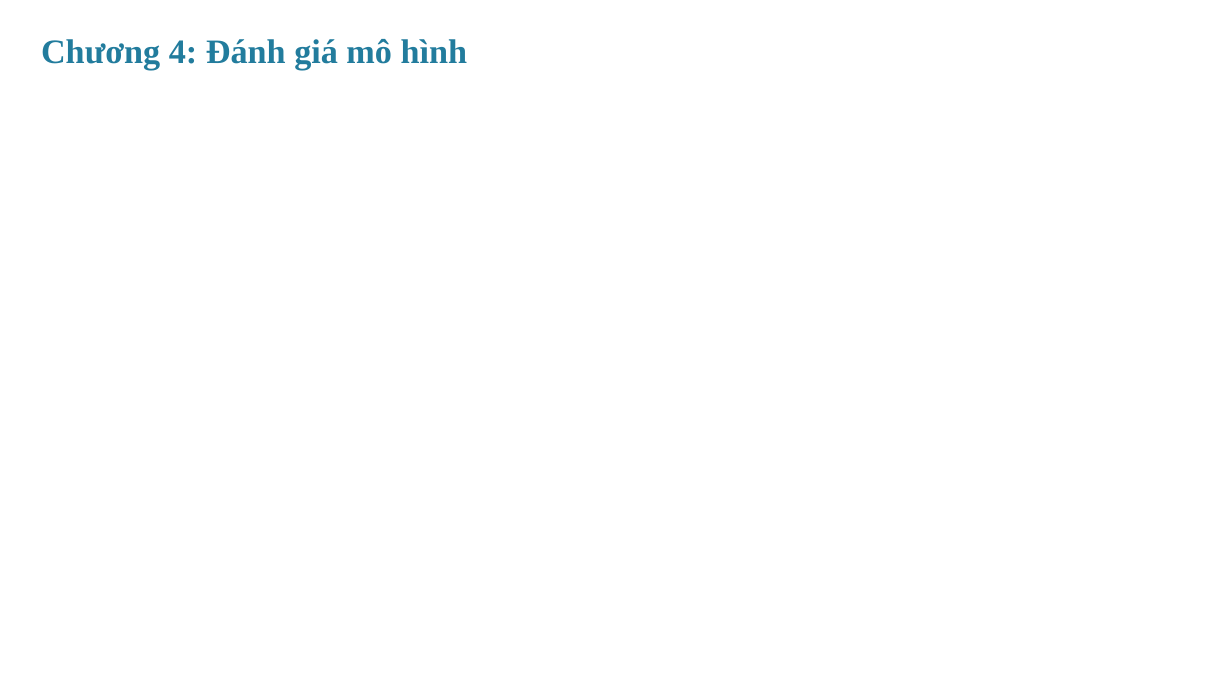
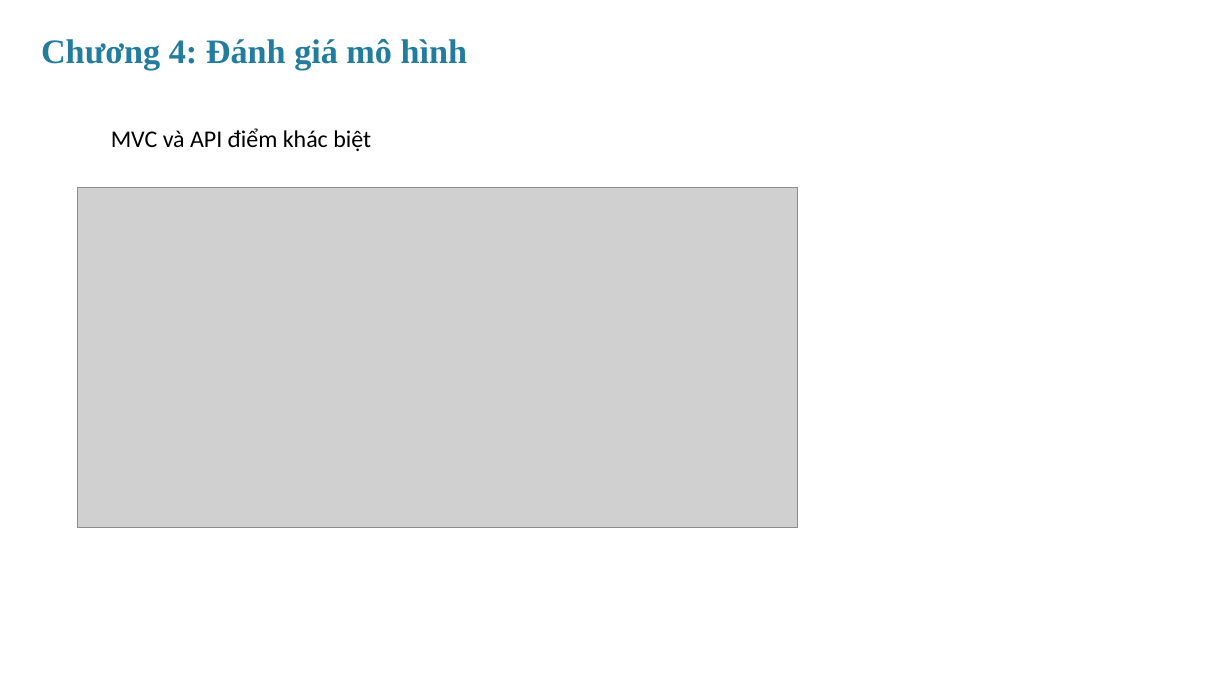
Before and after one commit to hdthinh3105/ClothStore_BE_MVC, a slide deck: slide 31 of document report/MVC_RestfulAPI.pptx (slide 24 before the commit). Drawn at 1232x693 pixels with LibreOffice and Linux fonts; fonts in the diff are those of the drawing; grey boxes stand for pictures. Boxes give left, top, right and bottom in pixels: in the first picture for what was removed or moved away, otherwise in the second. Text is boxed around its words. In the diff, an @@ line names an element or a change of style, - is before the commit and + after.

```diff
--- a/document report/MVC_RestfulAPI.pptx
+++ b/document report/MVC_RestfulAPI.pptx
@@ text added at (111,128,371,151), 28 pt, text #000000 @@
+MVC và API điểm khác biệt
@@ picture added at (77,187,798,527) @@
```
Also in this commit, not shown: 1 other slide changed, 9 slides added, 1 other file.
